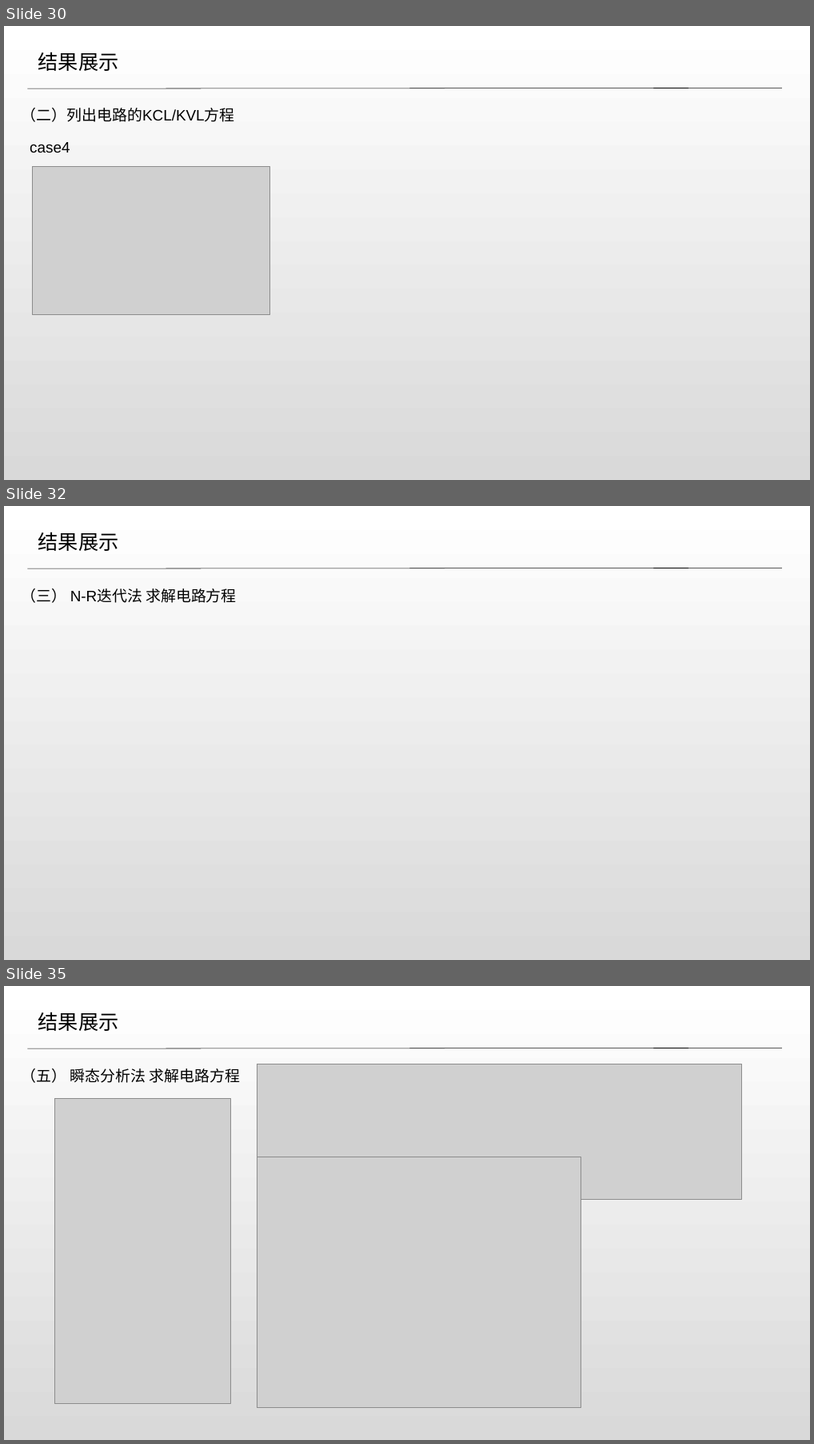
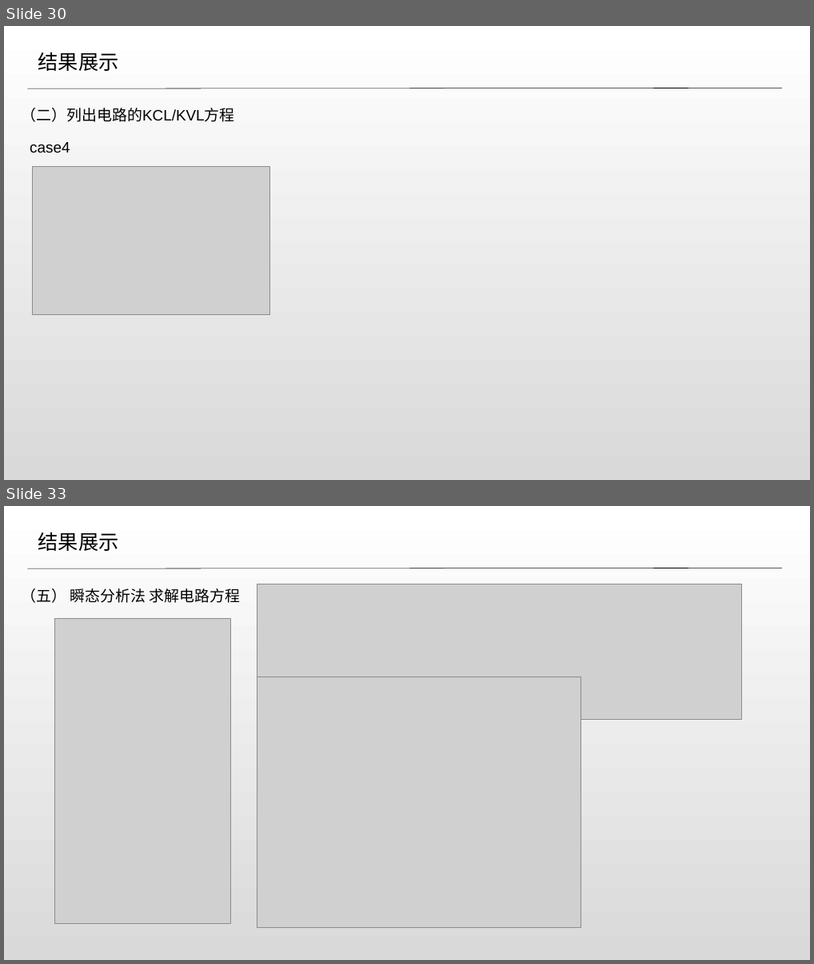
Before and after one commit to fyh126777/parser, a slide deck: 假期作业总结.pptx. Shown one above the other, each under a label of ours: slides 30, 32 and 35 before the commit, slides 30 and 33 after it; the slides between them are not shown. The pictures are 814x1444 and 814x964 pixels, drawn with LibreOffice and Linux fonts; fonts in the diff are those of the drawing; grey boxes stand for pictures. Boxes give left, top, right and bottom in pixels: in the first picture for what was removed or moved away, otherwise in the second. Text is boxed around its words. In the diff, an @@ line names an element or a change of style, - is before the commit and + after.

```diff
--- a/假期作业总结.pptx
+++ b/假期作业总结.pptx
@@ slide 32 removed at bbox=[4, 506, 810, 960], background #FFFFFF @@
@@ text removed at bbox=[38, 532, 119, 551] @@
-结果展示
@@ line removed from (27, 568) to (782, 568) @@
@@ text removed at bbox=[22, 588, 236, 603] @@
-（三） N-R迭代法 求解电路方程
@@ what was slide 35 is now slide 33 @@
```
Also in this commit, not shown: 6 slides changed, 1 slide added, 2 other slides removed.
